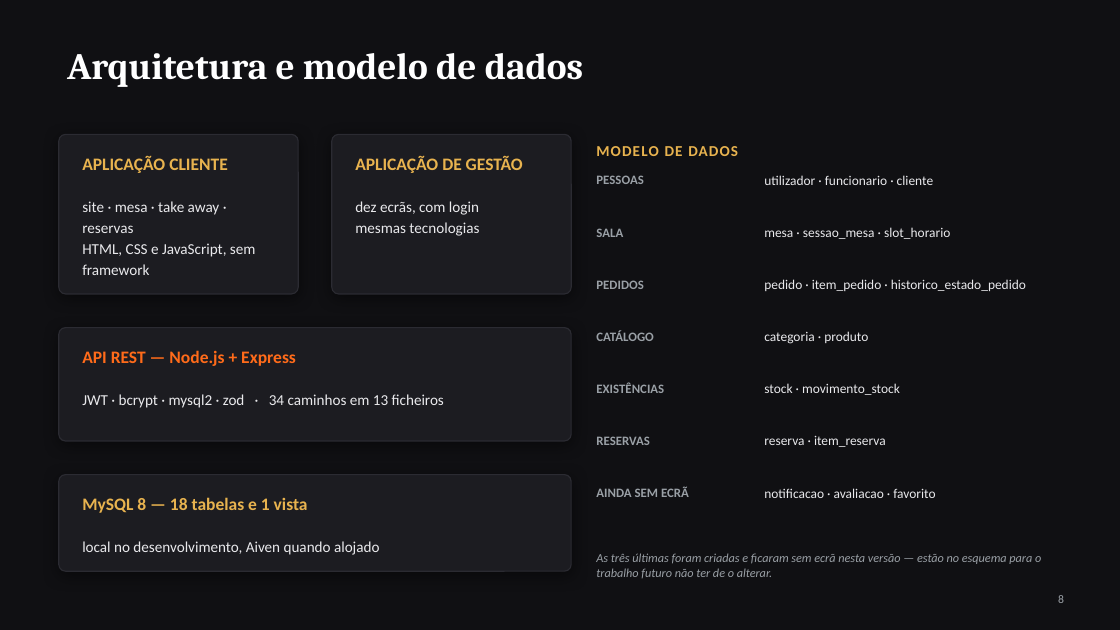
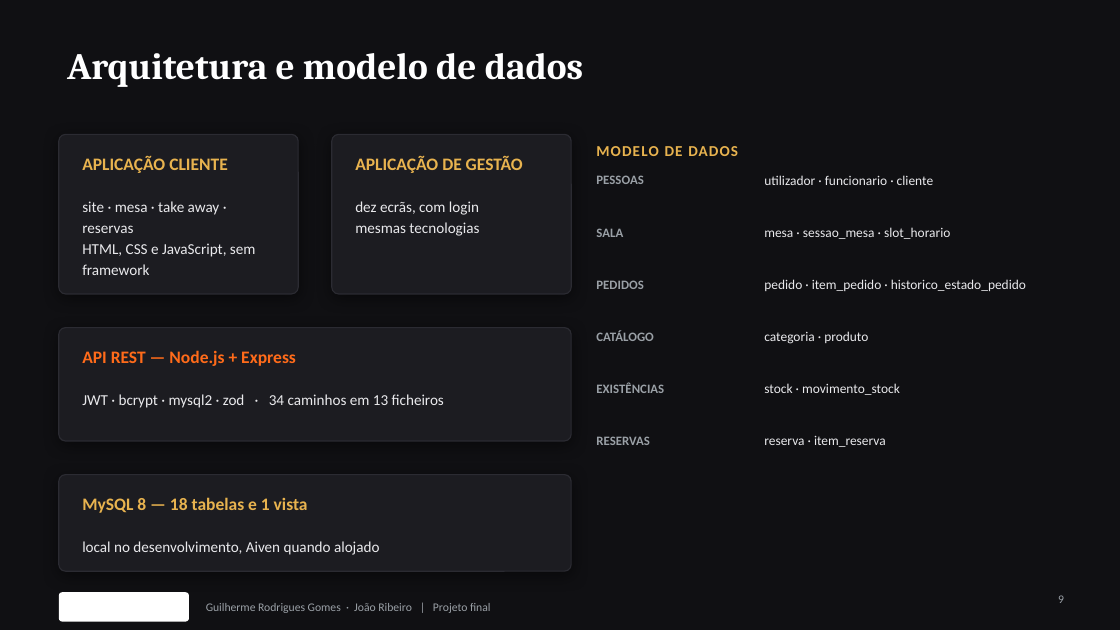
Before and after one commit to Azulindo/Projeto-Final, a slide deck: slide 9 of docs/apresentacao.pptx (slide 8 before the commit). Drawn at 1120x630 pixels with LibreOffice and Linux fonts; fonts in the diff are those of the drawing; background and template pictures are left out. Boxes give left, top, right and bottom in pixels: in the first picture for what was removed or moved away, otherwise in the second. Text is boxed around its words. In the diff, an @@ line names an element or a change of style, - is before the commit and + after.

```diff
--- a/docs/apresentacao.pptx
+++ b/docs/apresentacao.pptx
@@ text removed at <box>596,486,689,497</box> @@
-AINDA SEM ECRÃ
@@ text removed at <box>764,488,935,498</box> @@
-notificacao · avaliacao · favorito
@@ text removed at <box>596,553,1041,578</box> @@
-As três últimas foram criadas e ficaram sem ecrã nesta versão — estão no esquema para o trabalho futuro não ter de o alterar.
@@ rounded rectangle added at <box>59,592,189,622</box>, fill #FFFFFF @@
@@ text added at <box>206,603,490,613</box>, 10 pt, text #9AA0A6 @@
+Guilherme Rodrigues Gomes · João Ribeiro | Projeto final
```
Also in this commit, not shown: 15 other slides changed, 1 slide added.
